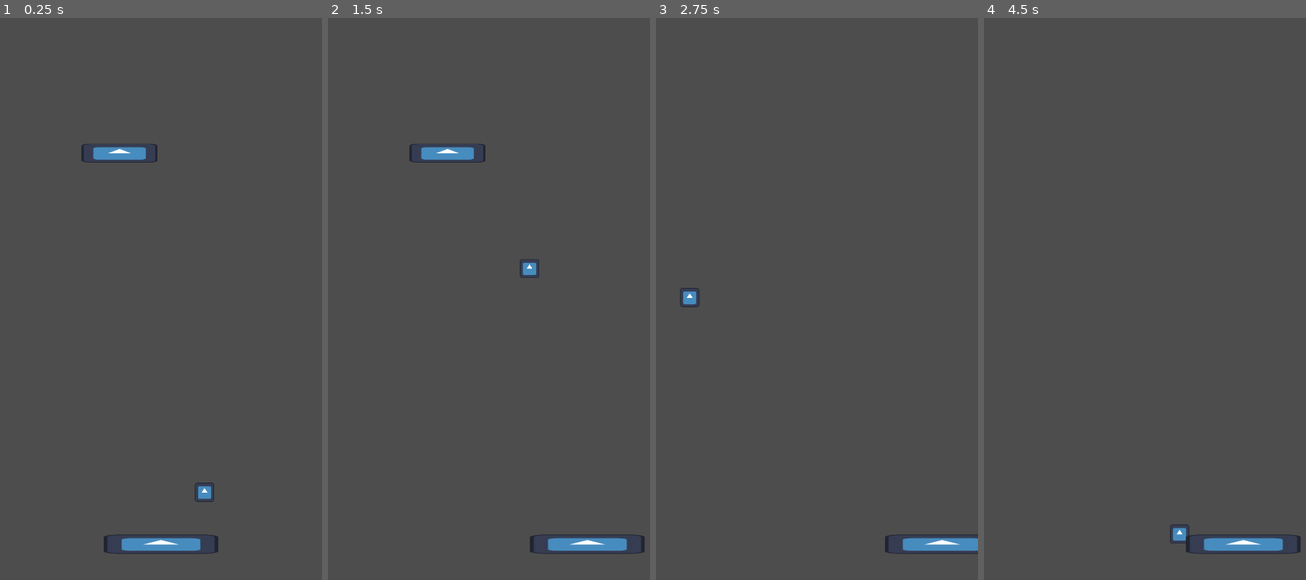
Above: before the commit, frames 1-4 (left to right).
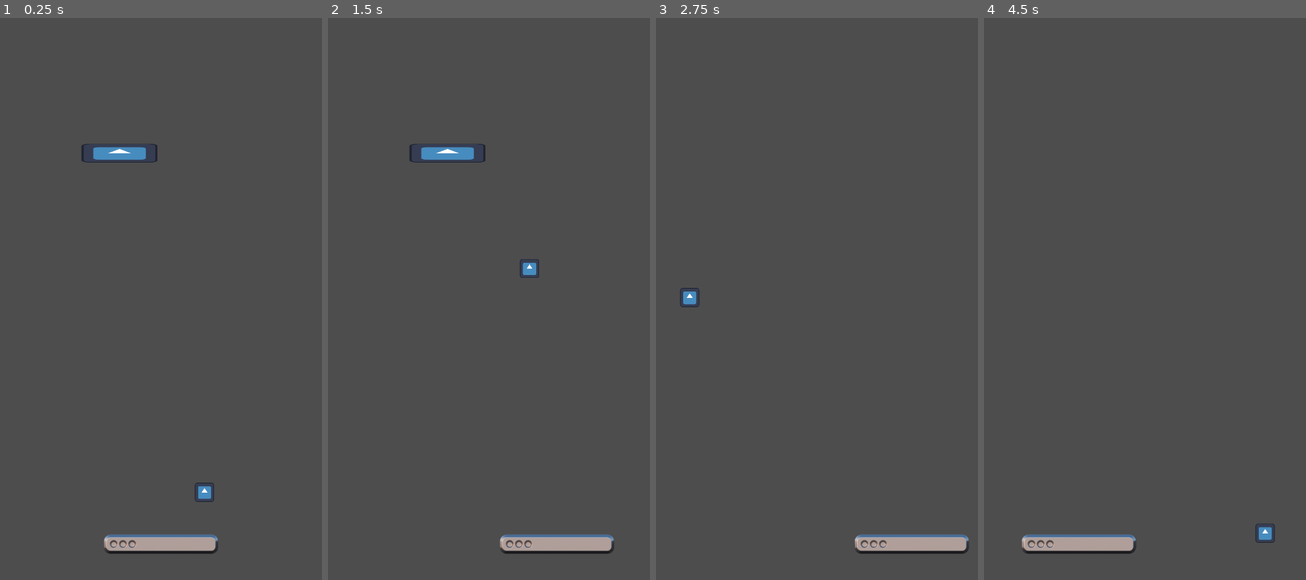
Above: after the commit, the same moments.

Repository: NickAllan71/2024AllanGameJam
Game: Godot game, scene res://main.tscn
Two runs of this game, one before a commit and one after it. Both use one fixed random seed, a clock stepped at 60 frames per second and the inputs below. The engine's default icon, where the game draws it, is replaced by a stand-in: a white triangle on a blue panel in a dark square.
Inputs:
- Up to frame 1 (0.25 s): no input
- Up to frame 2 (1.5 s): hold Right (ui_right) 0.53-1.28 s; hold Left (ui_left) from 1.28 s (still down)
- Up to frame 3 (2.75 s): release Left (ui_left) at 2.03 s; hold Right (ui_right) from 2.03 s (still down)
- Up to frame 4 (4.5 s): release Right (ui_right) at 3.53 s; hold Left (ui_left) from 3.53 s (still down)

The runs differ from the first frame. In frame 1, 1.1% of the frame differs, in the area x 32-68%, y 91-96%; in frame 2, 1.3%; in frame 3, 1.2%; in frame 4, 2.1%, in the area x 11-99%, y 89-96%.

Commit message:
Added paddle sprite to paddle and clamped paddle

Diff:
--- a/Breakout/paddle.gd
+++ b/Breakout/paddle.gd
@@ -12,3 +12,4 @@
 	var dir = Input.get_axis("ui_left", "ui_right");
 
 	position += Vector2(dir * delta * 600, 0);
+	position.x = clamp(position.x, 192, 888);
--- a/Breakout/paddle.tscn
+++ b/Breakout/paddle.tscn
@@ -1,7 +1,7 @@
 [gd_scene load_steps=4 format=3 uid="uid://b1mmht3sgmga"]
 
 [ext_resource type="Script" path="res://paddle.gd" id="1_c4tui"]
-[ext_resource type="Texture2D" uid="uid://dsxoxkk56tf17" path="res://icon.svg" id="1_p7w14"]
+[ext_resource type="Texture2D" uid="uid://4xdqxorm75ai" path="res://Sprites/Paddle.Wide.png" id="2_is55a"]
 
 [sub_resource type="RectangleShape2D" id="RectangleShape2D_wise8"]
 size = Vector2(384, 64)
@@ -13,5 +13,4 @@
 shape = SubResource("RectangleShape2D_wise8")
 
 [node name="Sprite2D" type="Sprite2D" parent="."]
-scale = Vector2(3, 0.5)
-texture = ExtResource("1_p7w14")
+texture = ExtResource("2_is55a")
